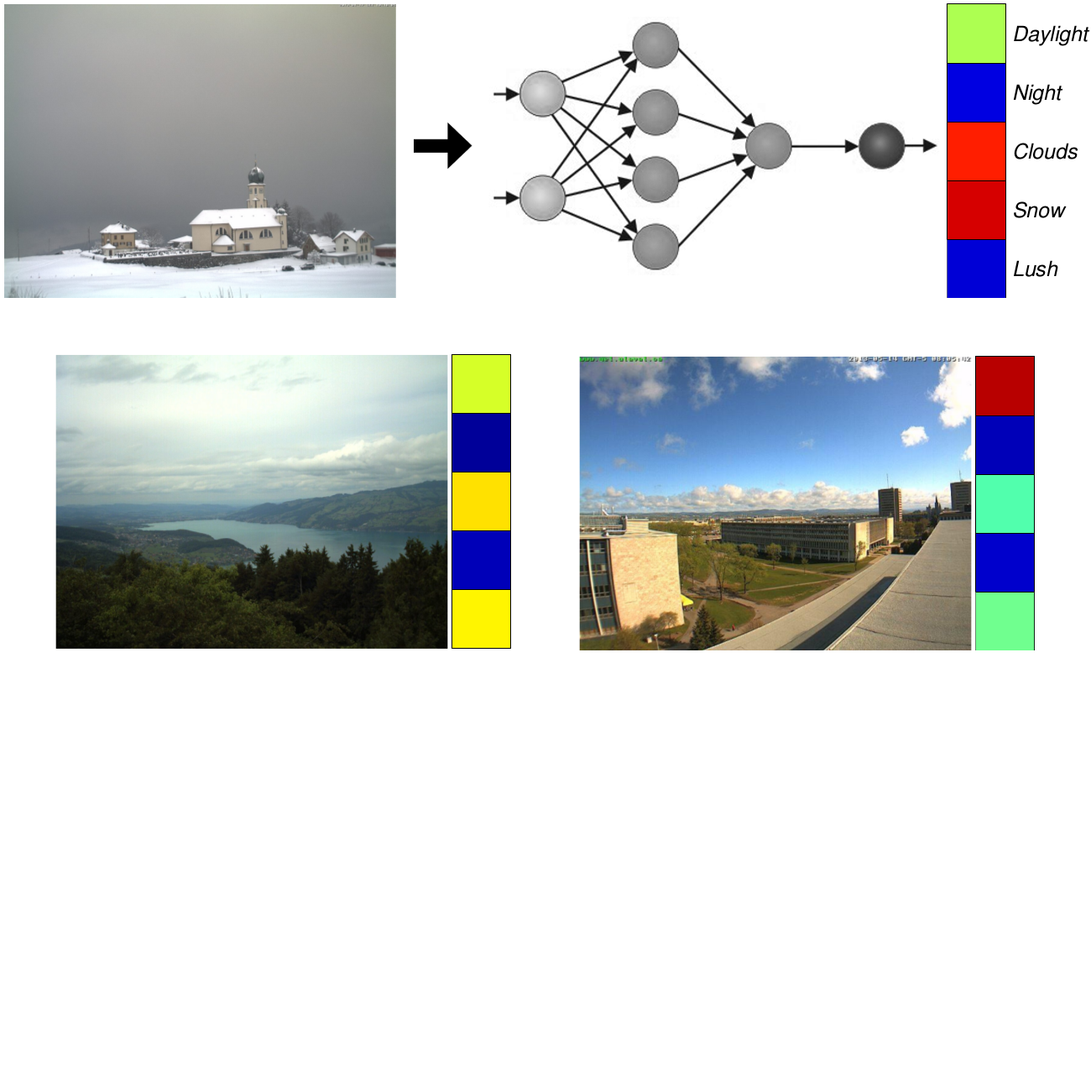
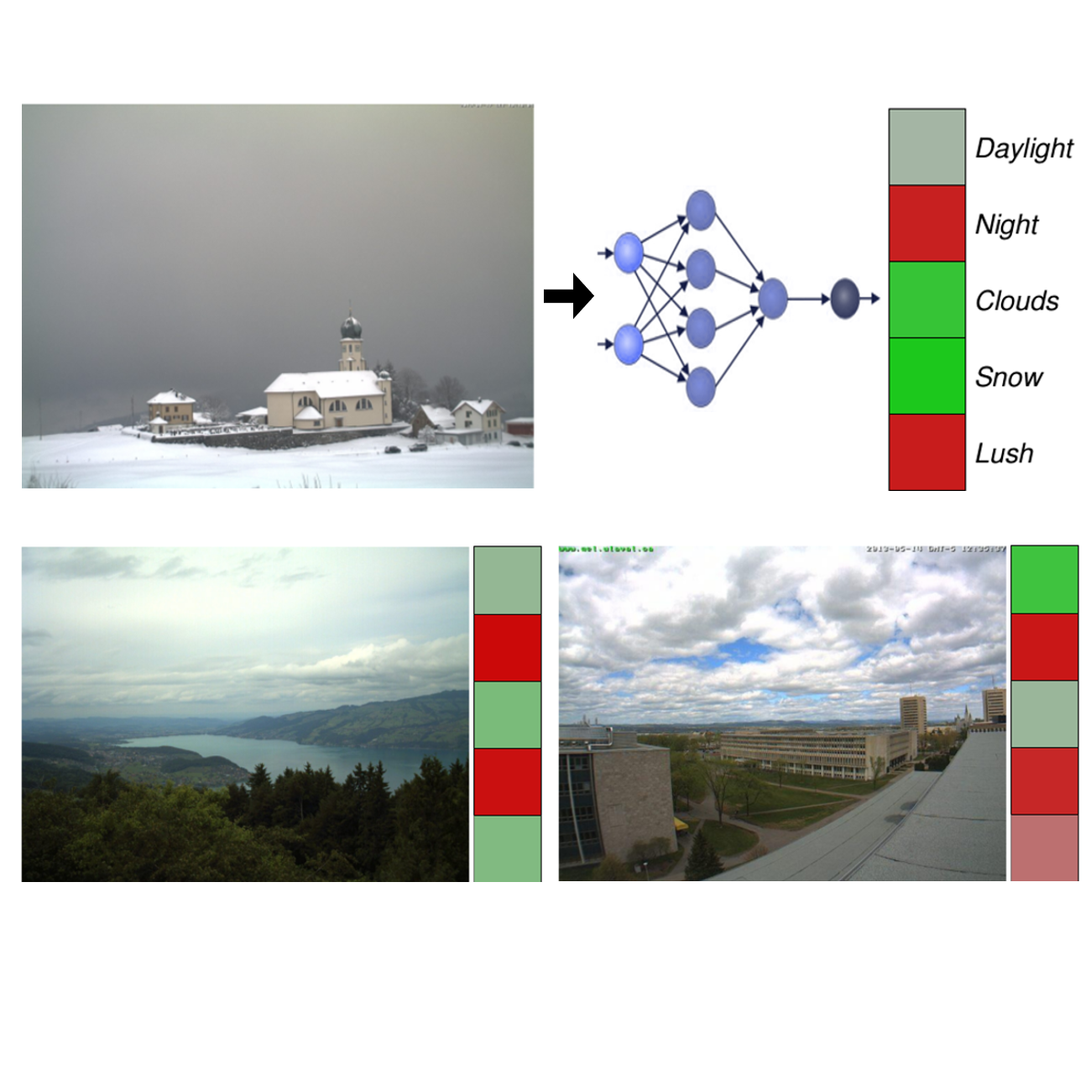
Layers edited between the first and the second 1091 x 1091 image:
removed layer "19106_3730.pdf" over [left=579, top=352, right=1039, bottom=651]
removed layer "7371_3500.pdf" over [left=55, top=350, right=515, bottom=650]
removed layer "Background" over [left=4, top=3, right=1091, bottom=883]
added layer "net" above "arrow" over [left=594, top=185, right=884, bottom=413]
added layer "arrow" above "labeled_stoplight" over [left=544, top=272, right=596, bottom=320]
added layer "labeled_stoplight" above "main_cam_im" over [left=869, top=104, right=1079, bottom=492]
added layer "main_cam_im" above "ex_im_2" over [left=21, top=102, right=536, bottom=489]
added layer "ex_im_2" above "ex_im_1" over [left=558, top=541, right=1080, bottom=882]
added layer "ex_im_1" above "background" over [left=20, top=542, right=543, bottom=883]
added layer "background" over [left=4, top=3, right=1091, bottom=883]
